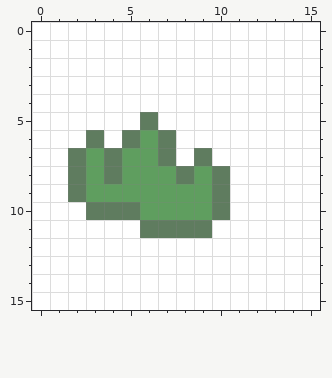
Pixel-art sprite: the echo of the angels/assets/particle/grass-1.png. The picture above was drawn from the file before the commit.
The file is 16x16 pixels.
After the commit:
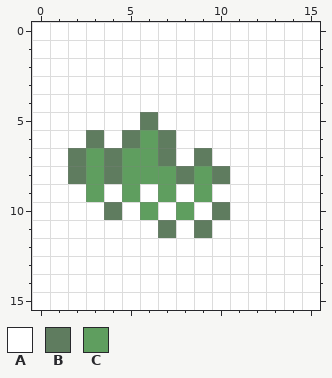
Palette (. is transparent): A #ffffff  B #5f7c5f  C #5f9e5f
Difference:
Changed rows in their new state; - is an unchanged pixel.
first column x 2:
 9 A-A-A-A-A
10 -A-A-A-A-
11 ----A-A--
Boxes around the changes in both pictures, in picture pixels (x1, y1, x2, y2):
changed: (68, 184, 230, 238)
